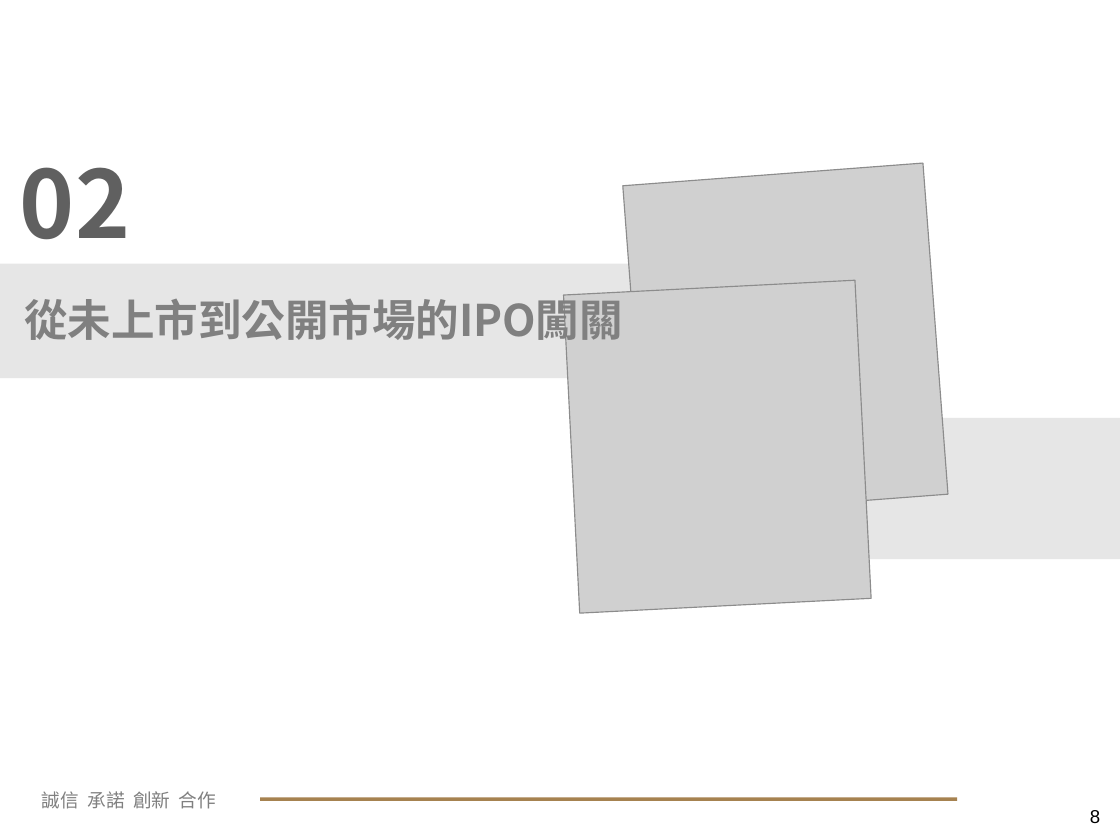
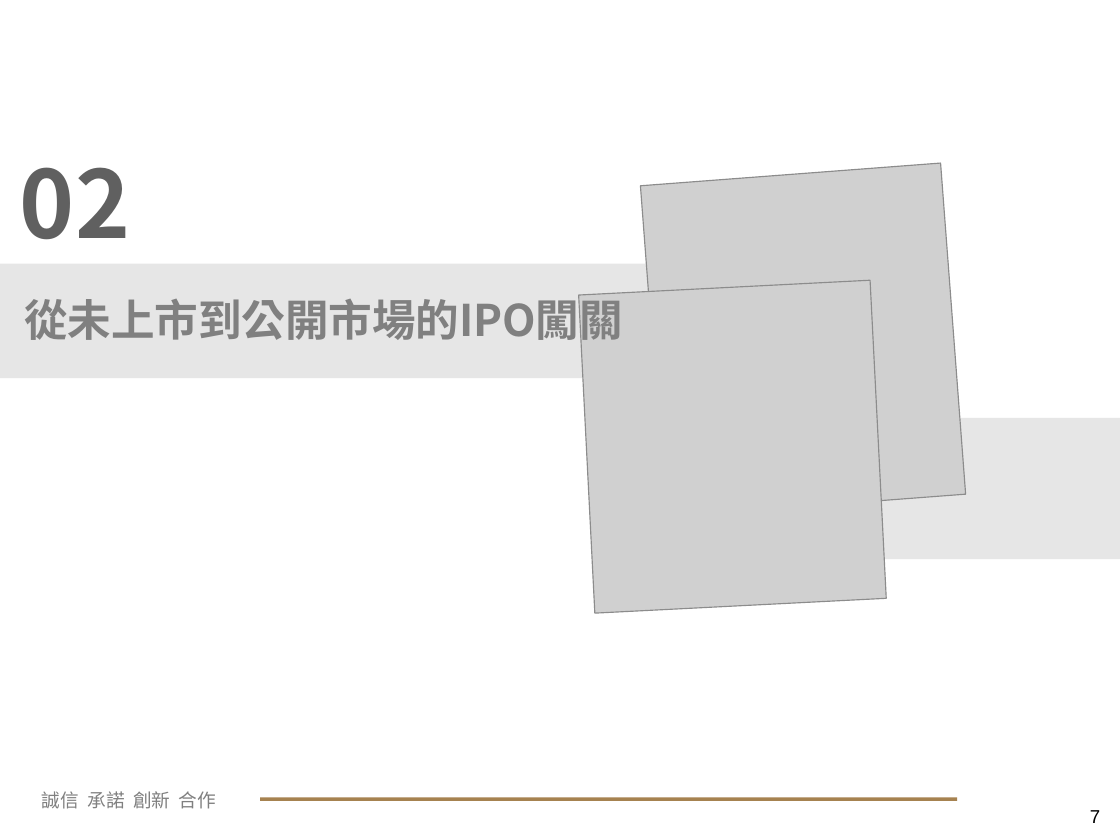
Before and after one commit to enchanting510075-web/AAA, a slide deck: slide 7 of Founders Luncheon Presentation_從新創到上市公司.pptx (slide 8 before the commit). Drawn at 1120x840 pixels with LibreOffice and Linux fonts; fonts in the diff are those of the drawing; grey boxes stand for pictures; background and template pictures are left out. Boxes give left, top, right and bottom in pixels: in the first picture for what was removed or moved away, otherwise in the second. Text is boxed around its words. In the diff, an @@ line names an element or a change of style, - is before the commit and + after.

```diff
--- a/Founders Luncheon Presentation_從新創到上市公司.pptx
+++ b/Founders Luncheon Presentation_從新創到上市公司.pptx
@@ picture: place and size @@
-picture at [623,163,948,517]
+picture at [641,163,966,517]
@@ picture: place and size @@
-picture at [563,281,871,613]
+picture at [579,281,887,613]
@@ page number at [1090,810,1100,823]: text changed @@
-8
+7
```
Also in this commit, not shown: 5 other slides changed, 1 slide removed.
